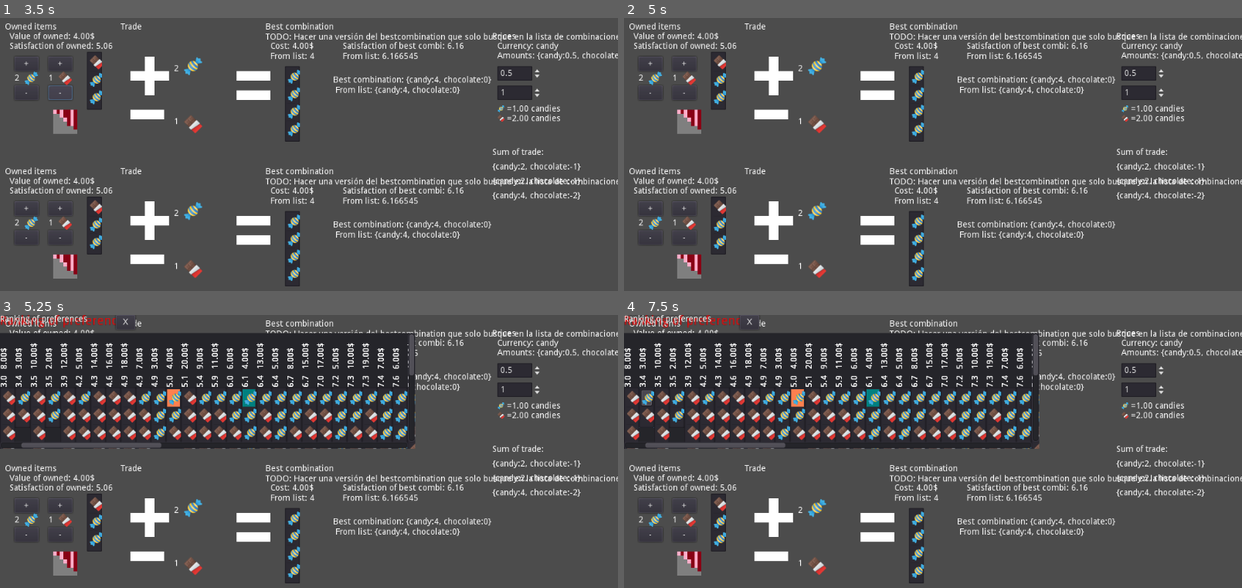
Above: before the commit, frames 1-4 (two rows, left to right).
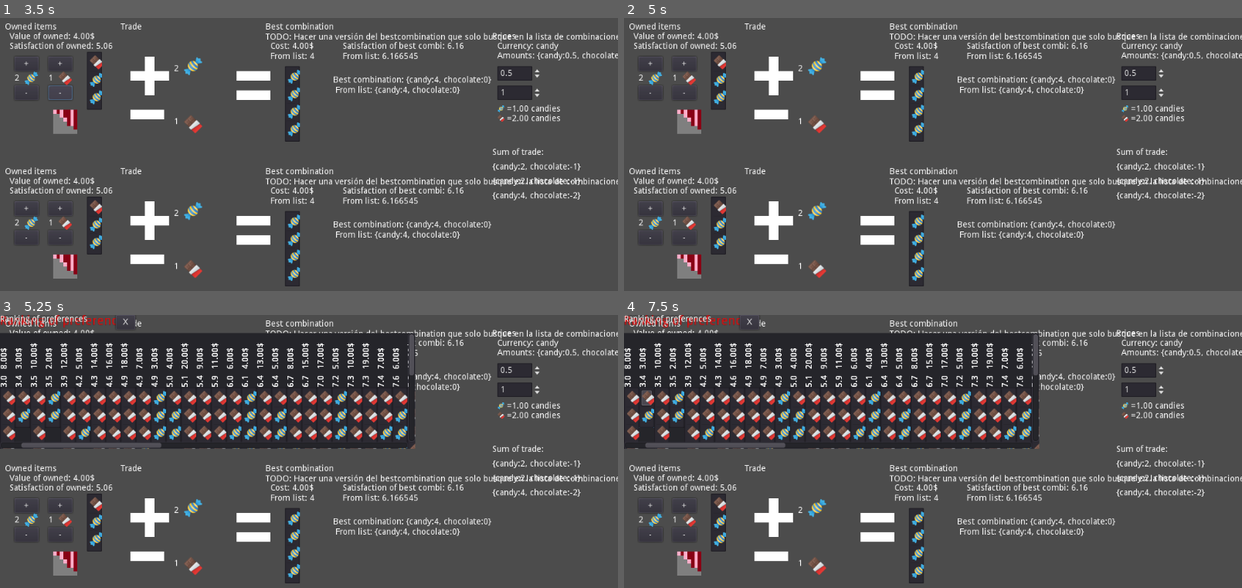
Above: after the commit, the same moments.

Repository: carlostgit/Prices
Game: Godot game, scene res://MainScene.tscn
The game is run twice, just before and just after one commit, with the same random seed, the same clock (stepped at 60 frames per second) and the same inputs. The engine's default icon, where the game draws it, is replaced by a stand-in: a white triangle on a blue panel in a dark square.
Inputs (mouse positions are in pixels of both pictures, inside the frame that each line leads up to):
- Up to frame 1 (3.5 s): click "+" at 0.5 s; click "+" at 1.25 s; click "-" at 2 s; click "-" at 2.75 s
- Up to frame 2 (5 s): click (654, 78) at 3.52 s; click (691, 78) at 4.27 s
- Up to frame 3 (5.25 s): click (67, 418) at 5.02 s
- Up to frame 4 (7.5 s): click "+" at 5.75 s; click "+" at 6.5 s; click "-" at 7.25 s

Frames 1-2 are identical in both runs. In frame 3, 2.1% of the frame differs, in the area x 2-68%, y 27-50%; in frame 4, 2.1%.

Commit message:
Cambios para mejorar velocidad. Ordeno los elementos de los combidicts en su creación, para poder compararlos con hash

Diff:
--- a/Combination.gd
+++ b/Combination.gd
@@ -9,6 +9,9 @@
 # Called when the node enters the scene tree for the first time.
 func _ready():
 
+#	Globals._empty_combidict.duplicate()
+#Es importante que los elementos key de los diccionarios se añadan en
+#el mismo orden, para que se puedan comparar correctamente
 	var dict1 = {"chocolate":2.2,"candy":1.1 }
 	var dict2 = {"chocolate":2.2,"candy":1.1 }
 	var dict3 = {"chocolate":2.21,"candy":1.1 }
@@ -84,26 +87,36 @@
 #	Finished testing
 	return true
 
+func equals_old(combination_arg)->bool:
+	var thing_quantity_dict:Dictionary = combination_arg.get_combidict()
+	return equals_dict(thing_quantity_dict)
+
+#	if (thing_quantity_dict.size() and _thing_quantity_dict.size()):
+#		var thing_quantity_dict_sorted:Array = thing_quantity_dict.keys()
+#		thing_quantity_dict_sorted.sort()
+#		var self_thing_quantity_dict_sorted:Array = _thing_quantity_dict.keys()
+#		self_thing_quantity_dict_sorted.sort()
+#		if thing_quantity_dict_sorted == self_thing_quantity_dict_sorted:
+#			for thing in thing_quantity_dict.keys():
+#				if false==(thing in _thing_quantity_dict):
+#					return false;
+#				else:
+#					if thing_quantity_dict[thing] != _thing_quantity_dict[thing]:
+#						return false
+#		else:
+#			return false
+#	else:
+#		return false
+##	Finished testing
+#	return true
+
 func equals(combination_arg)->bool:
-	var thing_quantity_dict:Dictionary = combination_arg.get_combidict()
-	if (thing_quantity_dict.size() and _thing_quantity_dict.size()):
-		var thing_quantity_dict_sorted:Array = thing_quantity_dict.keys()
-		thing_quantity_dict_sorted.sort()
-		var self_thing_quantity_dict_sorted:Array = _thing_quantity_dict.keys()
-		self_thing_quantity_dict_sorted.sort()
-		if thing_quantity_dict_sorted == self_thing_quantity_dict_sorted:
-			for thing in thing_quantity_dict.keys():
-				if false==(thing in _thing_quantity_dict):
-					return false;
-				else:
-					if thing_quantity_dict[thing] != _thing_quantity_dict[thing]:
-						return false
-		else:
-			return false
+	var combidict_from_arg:Dictionary = combination_arg.get_combidict()
+	var self_combidict:Dictionary = self.get_combidict()
+	if (combidict_from_arg.hash() == self_combidict.hash()):
+		return true
 	else:
 		return false
-#	Finished testing
-	return true
 
 func get_positive_combination()->Dictionary:
 	var positive_dict:Dictionary = {}
--- a/CombinationCreator.gd
+++ b/CombinationCreator.gd
@@ -7,8 +7,8 @@
 const Combination = preload("res://Combination.gd")
 const CombinationList = preload("res://CombinationList.gd")
 
-var _products:Array = ["chocolate","candy"]
-
+#var _products:Array = ["chocolate","candy"]
+var _products = Globals._products
 # Called when the node enters the scene tree for the first time.
 func _ready():
 
@@ -47,8 +47,8 @@
 	#{candy:0, chocolate:2}]
 	var num_elements_combidicts_dict:Dictionary = calculate_num_elem_combidicts_dict_old(max_num_elements_arg)
 	var combinations_array:Array = Array()
-	for key in num_elements_combidicts_dict.keys():
-		combinations_array += num_elements_combidicts_dict[key]
+	for max_num in num_elements_combidicts_dict.keys():
+		combinations_array += num_elements_combidicts_dict[max_num]
 	return combinations_array
 
 func calculate_num_elem_combidicts_dict_old(max_num_elements_arg:int)->Dictionary:
@@ -65,6 +65,14 @@
 	var combination_dict = Dictionary()
 	for num_elem in range(1,max_num_elements_arg+1):
 		var combination_list_of_exact_number_of_elements = calculate_combidicts_exact_num_of_elem_old(num_elem,self._products)
+
+		#Rehago el diccionario, para asegurarme de que sus elementos se hayan añadido en el orden correcto
+		#A la hora de comparar diccionarios se tiene en cuenta el orden de los elementos
+		#Para GDScript no es lo mismo {candy:0, chocolate:1} que {chocolate:1, candy:0}
+		#Si no ordeno todos los elementos de la misma manera, no podré buscar elementos en diccionarios
+		for combdict in combination_list_of_exact_number_of_elements:
+			Globals.sort_combdict(combdict)
+		#
 		combination_dict[num_elem] = combination_list_of_exact_number_of_elements;
 		assert(typeof(num_elem)==TYPE_INT)
 		assert(typeof(combination_list_of_exact_number_of_elements) == TYPE_ARRAY)
--- a/CombinationItem.gd
+++ b/CombinationItem.gd
@@ -16,8 +16,8 @@
 
 # Declare member variables here. Examples:
 #var _persons = ["Pepe", "Paco"]
-var _products = ["chocolate","candy"]
-
+#var _products = ["chocolate","candy"]
+var _products = Globals._products
 
 var _scale:float = 0.5
 var _fixed_icon_size:Vector2 = Vector2(50,50)
--- a/CombinationItemList.gd
+++ b/CombinationItemList.gd
@@ -17,8 +17,8 @@
 var _chocolate:Texture = load("res://chocolate.png")
 
 # Declare member variables here. Examples:
-var _products = ["chocolate","candy"]
-
+#var _products = ["chocolate","candy"]
+var _products = Globals._products
 var _utils = load("res://Utils.gd")
 
 var _combidicts:Array = Array()
@@ -63,16 +63,27 @@
 
 
 func init(combination_satisfaction_list:CombinationValueList, combination_price_list:CombinationValueList=null, name_arg:String = "no name" ):
+	var time_1:float = OS.get_ticks_msec()
 	if (combination_satisfaction_list as CombinationValueList):
 		var combinations:Array = combination_satisfaction_list.get_combinations()
+		var time_1a:float = OS.get_ticks_msec()
+		print ("elaped_time_1a = "+ str(time_1a-time_1))
+		var elaped_time_1a:float = time_1a-time_1
 		var combidicts_array:Array = []
 		var combidict_satisfaction:Dictionary = {}
 		var combidict_price:Dictionary = {}
+
+		var elaped_time_1:float = 0.0
+		var elaped_time_2:float = 0.0
 		for combination in combinations:
+			var time_1_1:float = OS.get_ticks_msec()
 			var combidict:Dictionary = (combination as Combination).get_combidict()
 			combidicts_array.append(combidict)
+			#El método sospechoso de tardar mucho es get_value_of_combination
 			var satisf:float = combination_satisfaction_list.get_value_of_combination(combination)
+			#
 			combidict_satisfaction[combidict]=satisf
+			var time_1_2:float = OS.get_ticks_msec()
 
 			#price
 			if (null!=combination_price_list):
@@ -80,16 +91,29 @@
 					var price:float = combination_price_list.get_value_of_combination(combination)
 					combidict_price[combidict]=price
 			#
+			var time_1_3:float = OS.get_ticks_msec()
+
+			elaped_time_1 += time_1_2-time_1_1
+
+			elaped_time_2 += time_1_3-time_1_2
+		print ("elaped_time_1 = "+ str(elaped_time_1))
+
+		print ("elaped_time_2 = "+ str(elaped_time_2))
 
 		init_with_combidicts(combidicts_array, combidict_satisfaction,combidict_price,name_arg)
 	else:
 		assert(false)
 
+	var time_2:float = OS.get_ticks_msec()
+	print ("Time 1a = "+ str(time_2-time_1))
+
 #func init(combidicts_arg:Array, combidict_satisfaction_dict_arg:Dictionary):
 #	_init(combidicts_arg, combidict_satisfaction_dict_arg)
 
 
 func init_with_combidicts(combidicts_arg:Array = Array(), combidict_satisfaction_dict_arg:Dictionary = Dictionary(),combidict_price_arg:Dictionary = Dictionary(),name_arg:String = "no_name"):
+
+	var time_1:float = OS.get_ticks_msec()
 
 	remove_combination_items()	#Se borran los nodos CombinationItem
 	reset_combidicts() #Se borra la info de cominaciones
@@ -101,6 +125,8 @@
 	for combidict in _combidicts:
 		assert(typeof(combidict)==TYPE_DICTIONARY)
 		add_item_list(combidict)
+
+	var time_2:float = OS.get_ticks_msec()
 
 	#Label 1
 	self.set_name(name_arg)
@@ -137,6 +163,10 @@
 			$ScrollContainer/Panel.add_child(satisf_label)
 
 			label_count += 1
+
+	var time_3:float = OS.get_ticks_msec()
+	print ("Time 1 = "+ str(time_2-time_1))
+	print ("Time 2 = "+ str(time_3-time_2))
 
 
 func set_name(name_arg:String)->void:
--- a/CombinationList.gd
+++ b/CombinationList.gd
@@ -4,9 +4,14 @@
 # var a = 2
 # var b = "text"
 
+#Creo que esta clase debería desaparecer!!!!
+#Es mejor no guardar objetos Combination en arrays
+#Es mejor tener arrays o diccionarios de Combidicts
+
 const Combination = preload("res://Combination.gd")
 #var character_node = Character.new()
 
+var _combidicts_set:Dictionary = {} #A falta de std::set, voy a usar un Dictionary
 var _combinations_array:Array = []
 
 # Called when the node enters the scene tree for the first time.
@@ -37,14 +42,20 @@
 #		var class_of_combination_arg = combination_arg.get_class()
 #		assert(class_of_combination_arg=="Combination")
 		_combinations_array.append(combination_arg)
+		_combidicts_set[combination_arg.get_combidict()] = 0
 	else:
 		assert(false)
 
-func has_combination(combination_arg:Combination)->bool:
+func has_combination_old(combination_arg:Combination)->bool:
+	#Este metodo es muy lento
 	for combination in _combinations_array:
 		if combination.equals(combination_arg):
 			return true
 	return false
+
+func has_combination(combination_arg:Combination)->bool:
+	return _combidicts_set.has(combination_arg.get_combidict())
+
 
 func get_combinations_array()->Array:
 	return _combinations_array
--- a/CombinationValueList.gd
+++ b/CombinationValueList.gd
@@ -6,6 +6,8 @@
 # var b = "text"
 
 const Combination = preload("res://Combination.gd")
+
+var _combidict_value_dict:Dictionary = {}
 
 var _combination_value_array:Array = [] #Contiene CombinationValue
 
@@ -61,13 +63,18 @@
 #	combination_value["combination"] = combination_arg
 #	combination_value["value"] = value_arg
 	_combination_value_array.append(combination_value)
+	_combidict_value_dict[combination_arg.get_combidict()]=value_arg
 
-func has_combination(combination_arg:Combination)->bool:
+func has_combination_old(combination_arg:Combination)->bool:
+	#Este método es muy lento
 	for combination_value in _combination_value_array:
 		var combination:Combination = combination_value.get_combination()
 		if combination.equals(combination_arg):
 			return true
 	return false
+
+func has_combination(combination_arg:Combination)->bool:
+	return _combidict_value_dict.has(combination_arg.get_combidict())
 
 func get_combinations()->Array:
 	var combis:Array = []
@@ -114,10 +121,25 @@
 func sort()->void:
 	_combination_value_array.sort_custom(CombinationValueSorter,"sort")
 
-func get_value_of_combination(combination_arg:Combination)->float:
+func get_value_of_combination_old(combination_arg:Combination)->float:
+	#Este método es muy lento
 	for combination_value in _combination_value_array:
 		var combination:Combination = (combination_value as CombinationValue).get_combination()
 		if (combination_arg.equals(combination)):
 			return (combination_value as CombinationValue).get_value()
 
 	return 0.0
+
+func get_value_of_combination(combination_arg:Combination)->float:
+	var combidict = combination_arg.get_combidict()
+	if _combidict_value_dict.has(combidict):
+		return _combidict_value_dict[combidict]
+	else:
+		return 0.0
+
+#	for combination_value in _combination_value_array:
+#		var combination:Combination = (combination_value as CombinationValue).get_combination()
+#		if (combination_arg.equals(combination)):
+#			return (combination_value as CombinationValue).get_value()
+#
+#	return 0.0
--- /dev/null
+++ b/Globals.gd
@@ -0,0 +1,29 @@
+extends Node
+
+
+# Declare member variables here. Examples:
+# var a = 2
+# var b = "text"
+
+const _products = ["chocolate","candy"]
+const _empty_combidict = {"chocolate": 0, "candy": 0}
+# Called when the node enters the scene tree for the first time.
+func _ready():
+	pass # Replace with function body.
+
+
+func sort_combdict(combdict_arg:Dictionary)->void:
+	#En los diccionarios se mantiene el orden en el que se añaden los elementos
+	var combdict_copy:Dictionary = combdict_arg.duplicate()
+	#Borro lo que había, y lo vuelvo a añadir en el orden correcto
+	combdict_arg.clear()
+	for prod in _products:
+		if (combdict_copy.has(prod)):
+			combdict_arg[prod]=combdict_copy[prod]
+		else:
+			combdict_arg[prod]=0
+
+
+# Called every frame. 'delta' is the elapsed time since the previous frame.
+#func _process(delta):
+#	pass
--- a/PersonScene.gd
+++ b/PersonScene.gd
@@ -54,10 +54,23 @@
 
 func update_after_prices_changed()->void:
 	$RankingOfPreferences/CombinationSatisfaction.reset_combinations_color()
+	var after_0 = OS.get_ticks_msec()
 	update_ranking_of_preferences()
+	var after_1 = OS.get_ticks_msec()
+	print ("Elapsed update_ranking_of_preferences: "+str( after_1 - after_0))
+
 	update_of_owned_combination()
+	var after_2 = OS.get_ticks_msec()
+	print ("Elapsed update_of_owned_combination: "+str( after_2 - after_1))
+
 	update_best_combination()
+	var after_3 = OS.get_ticks_msec()
+	print ("Elapsed update_best_combination: "+str( after_3 - after_2))
+
 	update_trade()
+
+	var after_4 = OS.get_ticks_msec()
+	print ("Elapsed update_trade: "+str( after_4 - after_3))
 
 func update_after_owned_combination_changed()->void:
 	$RankingOfPreferences/CombinationSatisfaction.reset_combinations_color()
@@ -125,6 +138,9 @@
 #	$CombinationSatisfaction.init(combination_dict_array_sorted,combination_satisfaction)
 #	TODO: combination_price_list, meterlo en $CombinationSatisfaction
 	$RankingOfPreferences/CombinationSatisfaction.init(combination_satisfaction_list, combination_price_list, "Ranking of preferences")
+
+	var after_init = OS.get_ticks_msec()
+	print ("Elapsed init: "+str( after_init - after_sort))
 
 func update_of_owned_combination()->void:
 		#Satisfaction of owned combination
--- a/Prices.gd
+++ b/Prices.gd
@@ -6,7 +6,8 @@
 # var a = 2
 # var b = "text"
 
-var _products = ["chocolate","candy"]
+#var _products = ["chocolate","candy"]
+var _products = Globals._products
 var _currency = "candy"
 var _amounts_dict = {"chocolate": 1.0, "candy":0.5}
 
--- a/SatisfactionCalculator.gd
+++ b/SatisfactionCalculator.gd
@@ -14,8 +14,8 @@
 #var _param_combo_preference_at_0 = {"sweets":10.8}
 #var _param_combo_maximum_quantity_satisf = {"sweets":3.0}
 
-var _products = ["chocolate","candy"]
-
+#var _products = ["chocolate","candy"]
+var _products = Globals._products
 const Plotter = preload("res://Plotter.gd")
 const SatisfactionCurve = preload("res://SatisfactionCurve.gd")
 
--- a/project.godot
+++ b/project.godot
@@ -26,6 +26,7 @@
 
 [autoload]
 
+Globals="*res://Globals.gd"
 Prices="*res://Prices.gd"
 
 [rendering]
